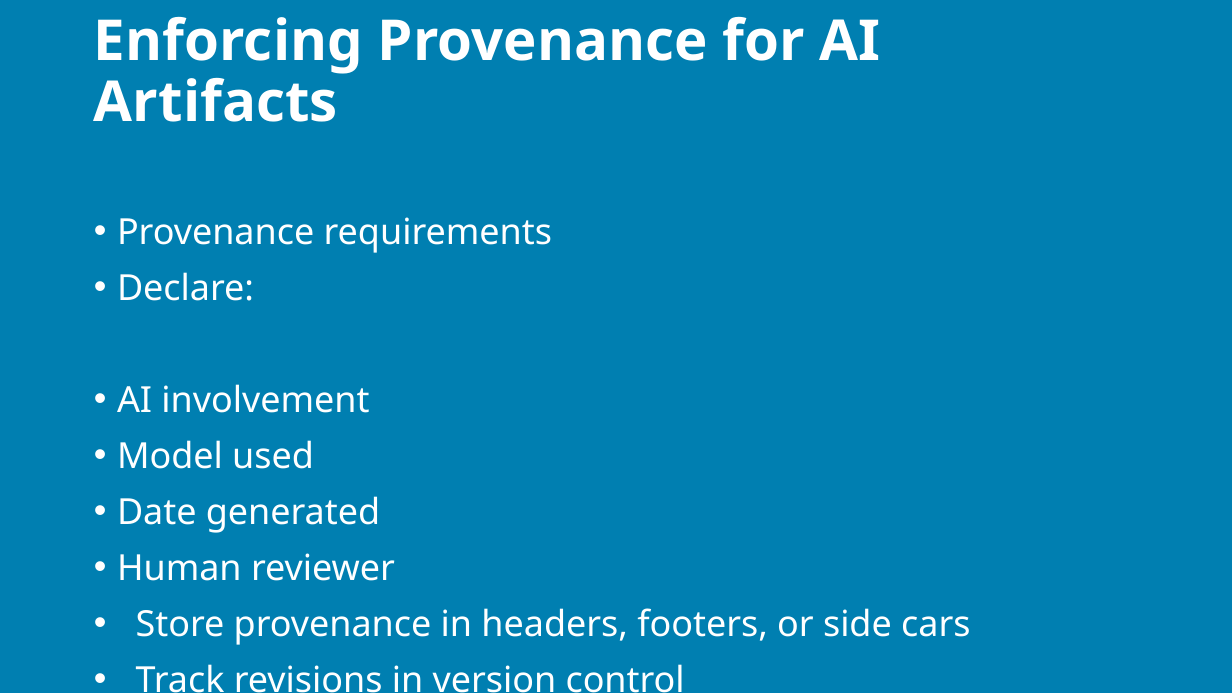
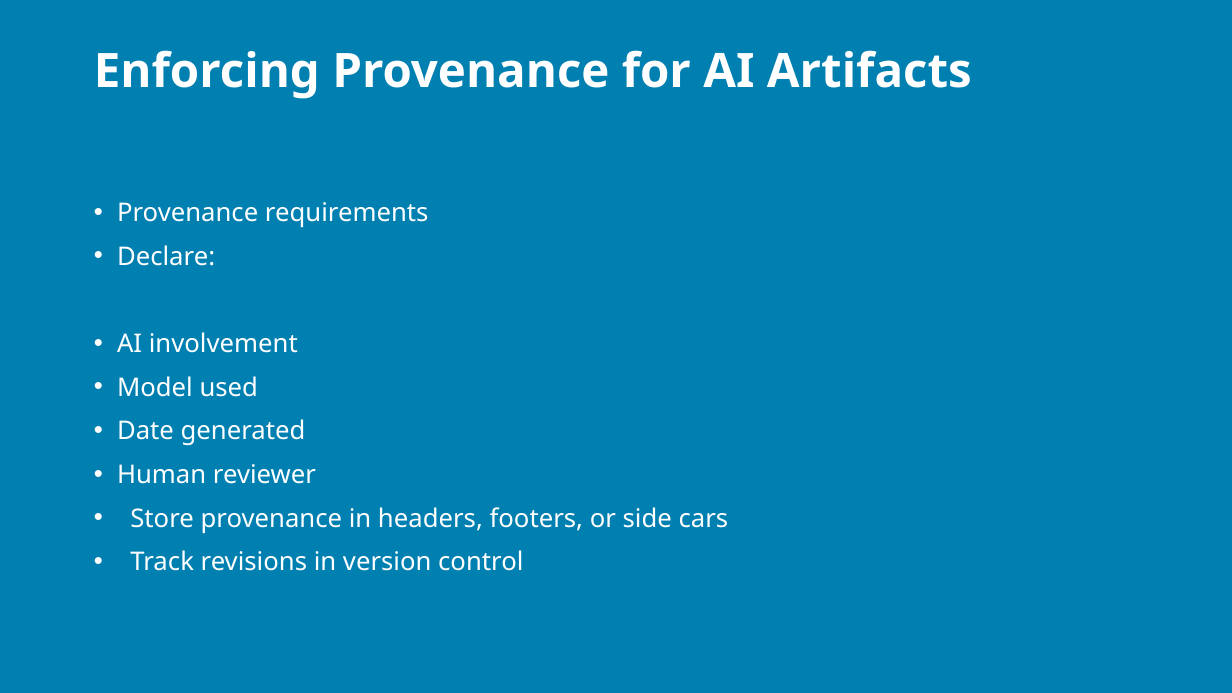
Before and after one commit to j0hnnymiller/AI-Assisted-Software-Development, a slide deck: slide 118 of Slides/output/aiasd-311-monday-draft.pptx (slide 116 before the commit). Drawn at 1232x693 pixels with LibreOffice and Linux fonts; fonts in the diff are those of the drawing; background and template pictures are left out. Boxes give left, top, right and bottom in pixels: in the first picture for what was removed or moved away, otherwise in the second. Text is boxed around its words. In the diff, an @@ line names an element or a change of style, - is before the commit and + after.

```diff
--- a/Slides/output/aiasd-311-monday-draft.pptx
+++ b/Slides/output/aiasd-311-monday-draft.pptx
@@ title "Enforcing Provenance for AI Artifacts" at box(94, 50, 972, 99): size 44 to 37 pt @@
@@ text "Provenance requirements" at box(117, 202, 729, 571): size 28 to 20 pt @@
```
Also in this commit, not shown: 136 other slides changed, 2 slides added, 5 other files.
